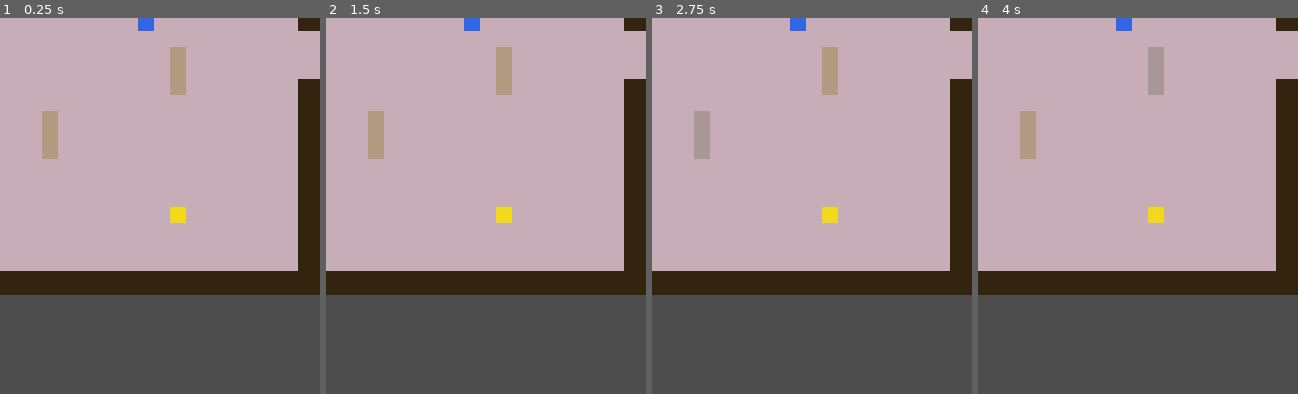
Above: before the commit, frames 1-4 (left to right).
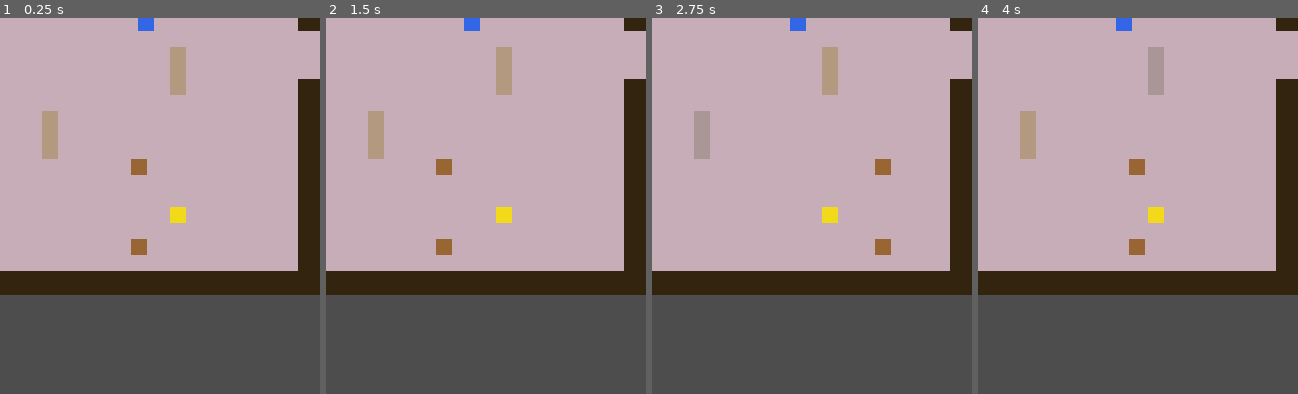
Above: after the commit, the same moments.

Repository: ollyfg/duddy-quest
Game: Godot game, scene res://scenes/l2_madam_malkins.tscn
The game is run twice, just before and just after one commit, with the same random seed, the same clock (stepped at 60 frames per second) and the same inputs. This scene is started directly instead of the project's main scene.
Inputs (mouse positions are % of the whole screen's width and height, from its top left):
- Up to frame 1 (0.25 s): no input
- Up to frame 2 (1.5 s): tap Enter at 0.5 s; move the mouse to (72, 44) at 0.52 s; hold D (move_right) 0.53-1.25 s; tap E (interact) at 0.6 s; click (72, 44) at 0.67 s; drag from (30, 54) to (97, 30) at 1.27 s
- Up to frame 3 (2.75 s): move the mouse to (60, 26) at 2.02 s; hold D (move_right) from 2.03 s (still down); tap V (ranged_attack) at 2.1 s
- Up to frame 4 (4 s): release D (move_right) at 2.75 s; drag from (45, 69) to (15, 12) at 2.77 s; move the mouse to (80, 64) at 3.52 s; hold A (move_left) from 3.53 s (still down); tap Alt at 3.6 s
The pictures show only the part of the screen within x 50-100%, y 25-75%; the shares and areas given below are measured in that part.

The runs differ from the first frame. In frame 1, 0.4% of the frame differs, in the area x 40-46%, y 37-64%; in frame 2, 0.4%; in frame 3, 0.4%; in frame 4, 0.4%.

Commit message:
feat: add enchanted broom enemies to Diagon Alley shops (lvl2_10)
Co-authored-by: ollyfg <8495389+ollyfg@users.noreply.github.com>

Diff:
--- a/scenes/l2_madam_malkins.tscn
+++ b/scenes/l2_madam_malkins.tscn
@@ -169,6 +169,40 @@
 after_key_dialog = ["Oh, the staff discount ledger! Fine — 12 Galleons.", {"text": "Shall I measure you up?", "options" …(267 unchanged characters)…
 dialog_lines = ["Looking sharp, dear. Off you go."]
 
+[node name="Broom1" parent="NPCs" instance=ExtResource("2_npc")]
+position = Vector2(480.0, 352.0)
+is_hostile = true
+movement_mode = 5
+move_speed = 90.0
+max_hp = 2
+custom_sprite_color = Color(0.6, 0.4, 0.2, 1)
+detection_range = 0.0
+knockback_direction_override = Vector2(1, 0)
+npc_name = "Enchanted Broom"
+
+[node name="PatrolPoint1" type="Marker2D" parent="NPCs/Broom1"]
+position = Vector2(-96.0, 0.0)
+
+[node name="PatrolPoint2" type="Marker2D" parent="NPCs/Broom1"]
+position = Vector2(96.0, 0.0)
+
+[node name="Broom2" parent="NPCs" instance=ExtResource("2_npc")]
+position = Vector2(480.0, 432.0)
+is_hostile = true
+movement_mode = 5
+move_speed = 90.0
+max_hp = 2
+custom_sprite_color = Color(0.6, 0.4, 0.2, 1)
+detection_range = 0.0
+knockback_direction_override = Vector2(1, 0)
+npc_name = "Enchanted Broom"
+
+[node name="PatrolPoint1" type="Marker2D" parent="NPCs/Broom2"]
+position = Vector2(-96.0, 0.0)
+
+[node name="PatrolPoint2" type="Marker2D" parent="NPCs/Broom2"]
+position = Vector2(96.0, 0.0)
+
 [node name="Neville" parent="NPCs" instance=ExtResource("2_npc")]
 position = Vector2(464.0, 208.0)
 movement_mode = 1
--- a/scenes/l2_menagerie.tscn
+++ b/scenes/l2_menagerie.tscn
@@ -122,6 +122,23 @@
 [node name="CollisionShape2D" type="CollisionShape2D" parent="BrokenCage"]
 shape = SubResource("Sh_cage")
 
+[node name="Broom1" parent="NPCs" instance=ExtResource("2_npc")]
+position = Vector2(384.0, 144.0)
+is_hostile = true
+movement_mode = 5
+move_speed = 90.0
+max_hp = 2
+custom_sprite_color = Color(0.6, 0.4, 0.2, 1)
+detection_range = 0.0
+knockback_direction_override = Vector2(0, -1)
+npc_name = "Enchanted Broom"
+
+[node name="PatrolPoint1" type="Marker2D" parent="NPCs/Broom1"]
+position = Vector2(-128.0, 0.0)
+
+[node name="PatrolPoint2" type="Marker2D" parent="NPCs/Broom1"]
+position = Vector2(128.0, 0.0)
+
 [node name="Shopkeeper" parent="NPCs" instance=ExtResource("2_npc")]
 position = Vector2(96.0, 144.0)
 movement_mode = 1
--- a/scripts/game_state.gd
+++ b/scripts/game_state.gd
@@ -3,7 +3,7 @@
 ## Persists data that needs to survive scene changes (e.g. selected level).
 
 ## Current game version. Bump this on every new deploy.
-const VERSION: String = "0.28.0"
+const VERSION: String = "0.29.0"
 
 var selected_level: String = "level_1"
 var completed_levels: Array[String] = []
--- a/scripts/npc.gd
+++ b/scripts/npc.gd
@@ -89,6 +89,14 @@
 ## their target each frame.  Use this on groups of enemies so they spread out
 ## rather than stacking on top of each other.
 @export var chase_random_offset: float = 0.0
+
+## When non-zero, overrides the knockback direction applied to the player on
+## contact.  Normally the direction is derived from the collision angle
+## (player_position − npc_position).  Set this to a fixed world-space
+## direction (e.g. Vector2(1, 0) to always push east) so that enemies like
+## enchanted brooms always sweep the player toward the exit regardless of the
+## contact angle.
+@export var knockback_direction_override: Vector2 = Vector2.ZERO
 
 ## If non-empty, give this key id to the player after dialog and then
 ## remove the NPC.  Only activates once gives_key_flag (if set) is true.
@@ -620,6 +628,8 @@
 func _on_hit_area_body_entered(body: Node) -> void:
 	if is_hostile and body.is_in_group("player"):
 		var direction: Vector2 = ((body as Node2D).global_position - global_position).normalized()
+		if knockback_direction_override != Vector2.ZERO:
+			direction = knockback_direction_override.normalized()
 		player_hit.emit()
 		# Cinematic NPCs handle player movement themselves; skip direct damage/knockback.
 		if not cinematic_kick_back:
Not shown, removed: lvl2_10.md
